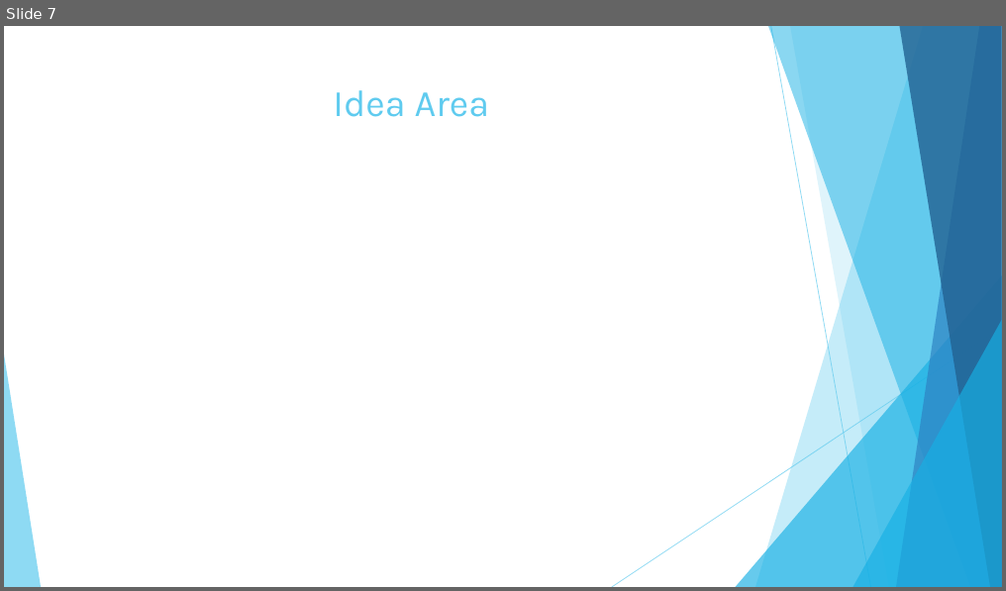
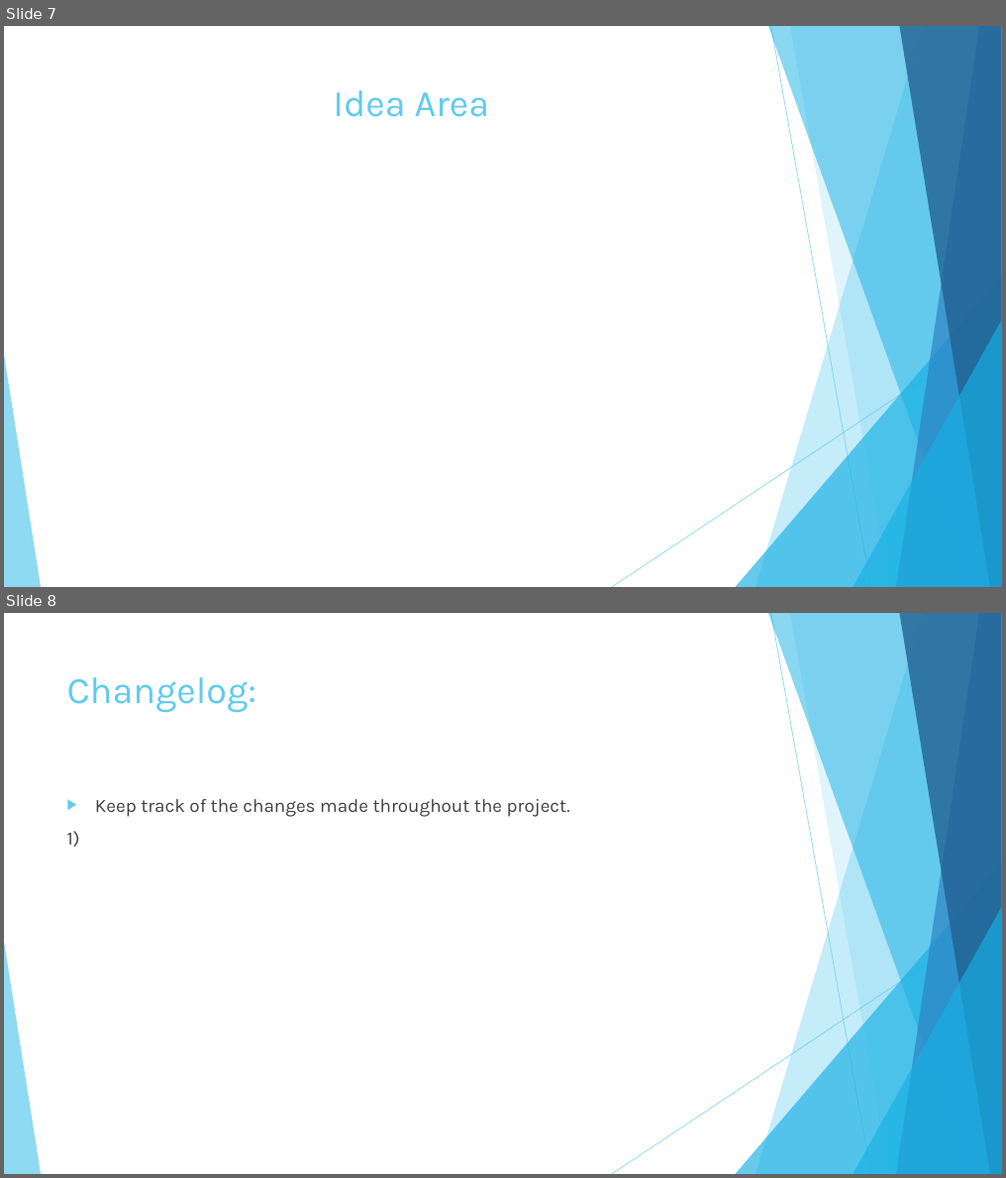
Before and after one commit to ComputerScience-Gang/Game-Project-Room-1-2018-2019, a slide deck: Lessons/Project Management v1.pptx. Shown one above the other, each under a label of ours: slide 7 before the commit, slides 7 and 8 after it. The pictures are 1006x591 and 1006x1178 pixels, drawn with LibreOffice and Linux fonts; fonts in the diff are those of the drawing. Boxes give left, top, right and bottom in pixels: in the first picture for what was removed or moved away, otherwise in the second. Text is boxed around its words. In the diff, an @@ line names an element or a change of style, - is before the commit and + after.

Commit message:
Add Kid Help Line for command line for git and Project Log to keep track of the project's proccess.

```diff
--- a/Lessons/Project Management v1.pptx
+++ b/Lessons/Project Management v1.pptx
@@ slide 8 added at <box>4,613,1002,1174</box>, background #FFFFFF; not listed: 10 template elements that a slide beside it also shows @@
@@ title added at <box>67,677,256,713</box>, 36 pt, text #5FCBEF @@
+Changelog:
@@ text added at <box>95,799,570,817</box>, 18 pt, text #404040 @@
+▶ Keep track of the changes made throughout the project.
+1)
```
Also in this commit, not shown: 2 slides changed, 7 other files.
